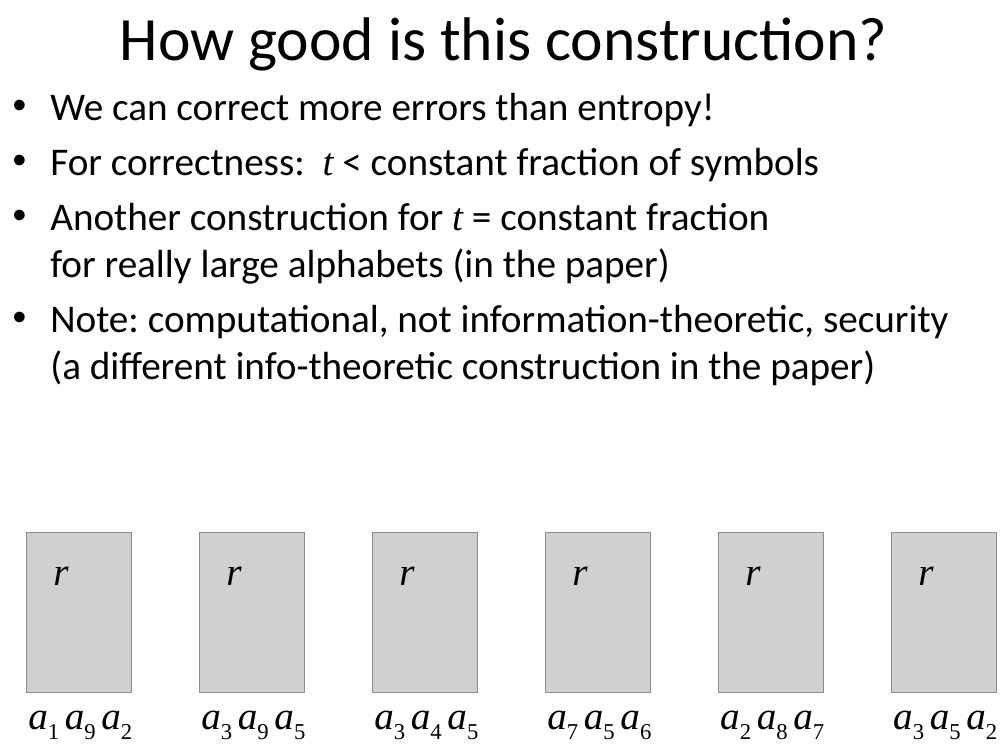
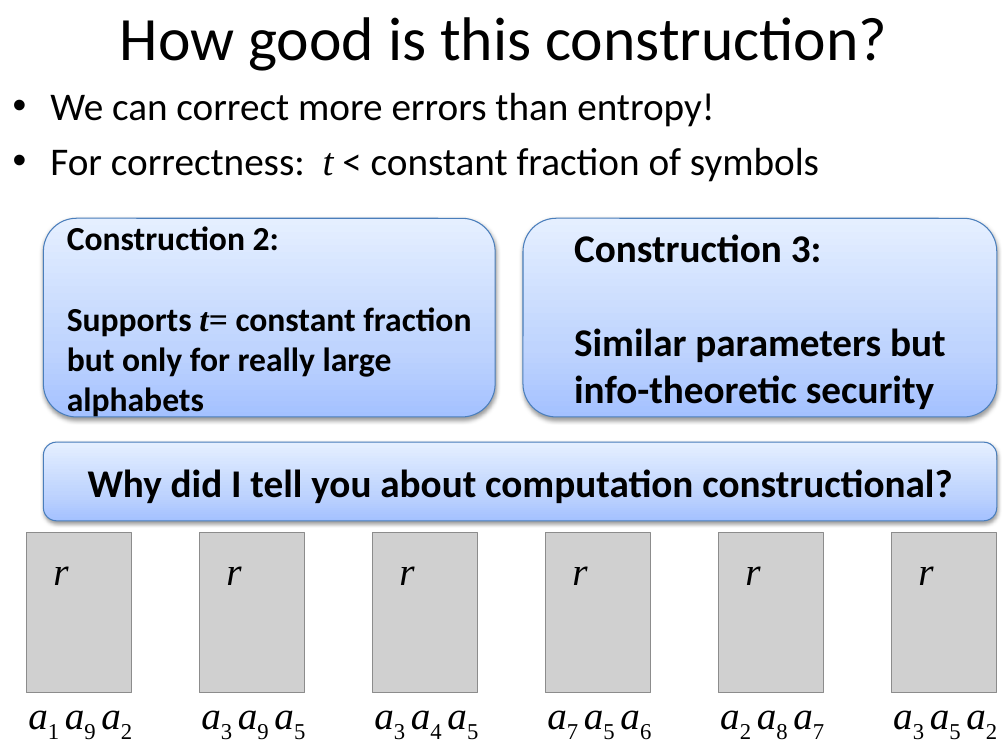
Before and after one commit to xianruimeng/comp-fuzzy-ext, a slide deck: slide 32 of constantRate/MoreErrorsThanEntropy-Brown.pptx (slide 25 before the commit). Drawn at 1008x756 pixels with LibreOffice and Linux fonts; fonts in the diff are those of the drawing; grey boxes stand for pictures. Boxes give left, top, right and bottom in pixels: in the first picture for what was removed or moved away, otherwise in the second. Text is boxed around its words. In the diff, an @@ line names an element or a change of style, - is before the commit and + after.

```diff
--- a/constantRate/MoreErrorsThanEntropy-Brown.pptx
+++ b/constantRate/MoreErrorsThanEntropy-Brown.pptx
@@ text at [50,202,948,386]: paragraphs removed @@
-• Another construction for t = constant fraction
-  for really large alphabets (in the paper)
-• Note: computational, not information-theoretic, security
-  (a different info-theoretic construction in the paper)
@@ rounded rectangle added at [43,219,495,417], fill gradient #A4C4FF to #BFD4FF to #E6EEFF, outline #4B7EBC 0.75 pt, 24 pt, text #000000, bold @@
+Construction 2:
+Supports t= constant fraction but only for really large alphabets
@@ rounded rectangle added at [523,219,997,417], fill gradient #A4C4FF to #BFD4FF to #E6EEFF, outline #4B7EBC 0.75 pt, 28 pt, text #000000, bold @@
+Construction 3:
+Similar parameters but info-theoretic security
@@ rounded rectangle added at [43,443,997,521], fill gradient #A4C4FF to #BFD4FF to #E6EEFF, outline #4B7EBC 0.75 pt, 28 pt, text #000000, bold @@
+Why did I tell you about computation constructional?
```
Also in this commit, not shown: 8 other slides changed, 15 slides added, 2 slides removed.
